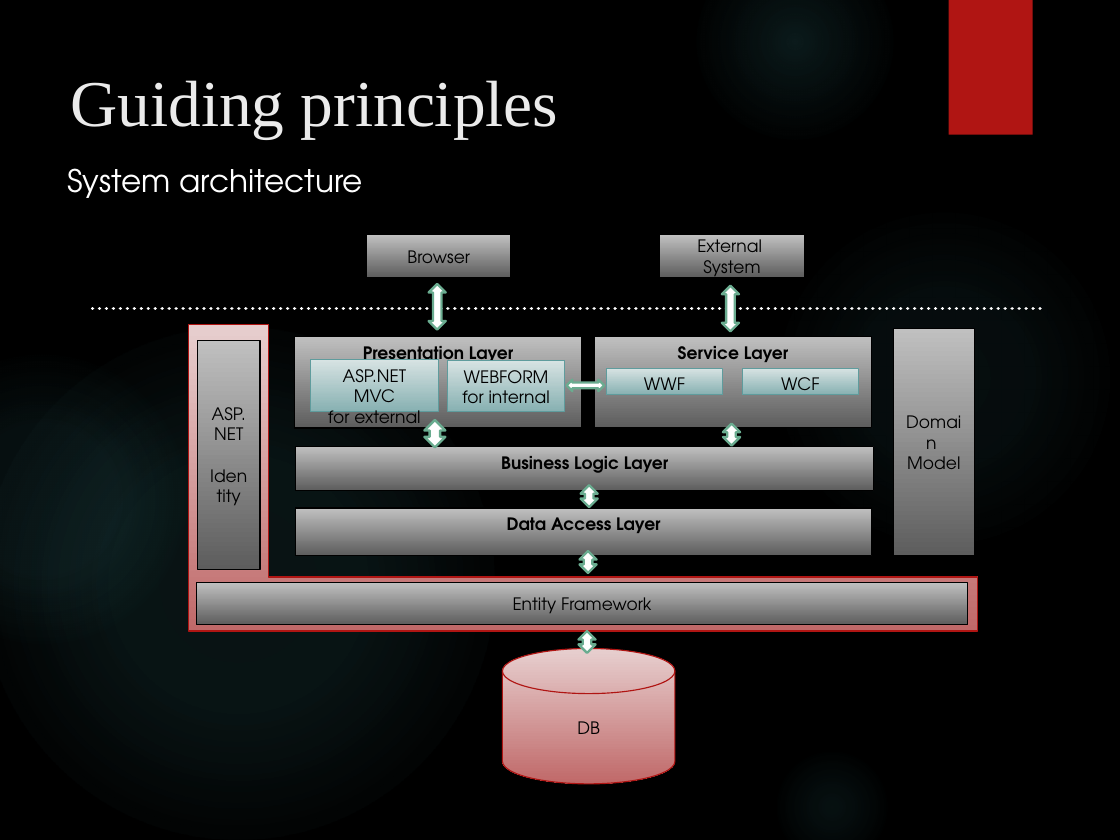
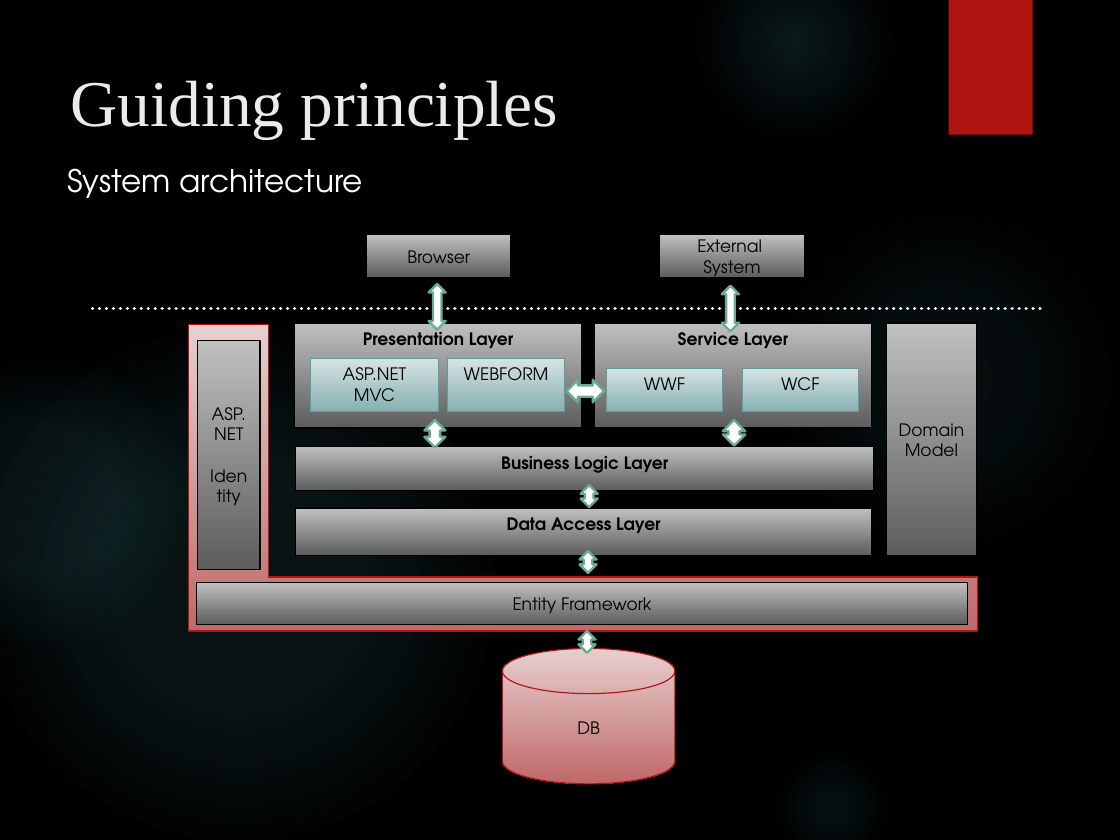
Before and after one commit to XUMINSHENG/dotNET_CA, a slide deck: slide 3 of Docs/presentation/ENET_FT1_presentation.pptx. Drawn at 1120x840 pixels with LibreOffice and Linux fonts; fonts in the diff are those of the drawing; background and template pictures are left out. Boxes give left, top, right and bottom in pixels: in the first picture for what was removed or moved away, otherwise in the second. Text is boxed around its words. In the diff, an @@ line names an element or a change of style, - is before the commit and + after.

```diff
--- a/Docs/presentation/ENET_FT1_presentation.pptx
+++ b/Docs/presentation/ENET_FT1_presentation.pptx
@@ rectangle "Presentation Layer": place and size @@
-rectangle "Presentation Layer" at <box>295,337,581,429</box>
+rectangle "Presentation Layer" at <box>295,323,581,428</box>
@@ rectangle "Service Layer": place and size @@
-rectangle "Service Layer" at <box>595,337,872,428</box>
+rectangle "Service Layer" at <box>595,323,872,427</box>
@@ rectangle "Domain": place and size @@
-rectangle "Domain" at <box>893,329,974,557</box>
+rectangle "Domain" at <box>886,323,977,556</box>
@@ left right arrow: place and size @@
-left right arrow at <box>567,380,604,391</box>
+left right arrow at <box>567,380,604,402</box>
@@ rectangle "WWF": place and size @@
-rectangle "WWF" at <box>606,368,722,395</box>
+rectangle "WWF" at <box>606,368,722,411</box>
@@ rectangle "WCF": place and size @@
-rectangle "WCF" at <box>743,368,859,395</box>
+rectangle "WCF" at <box>743,368,859,411</box>
@@ text in rectangle at <box>328,405,420,432</box>: paragraph removed @@
-for external
@@ text in rectangle at <box>462,390,550,412</box>: paragraph removed @@
-for internal
@@ left right arrow: place and size @@
-left right arrow at <box>723,423,740,445</box>
+left right arrow at <box>723,419,745,445</box>
```
Also in this commit, not shown: 2 other slides changed, 1 other file.
